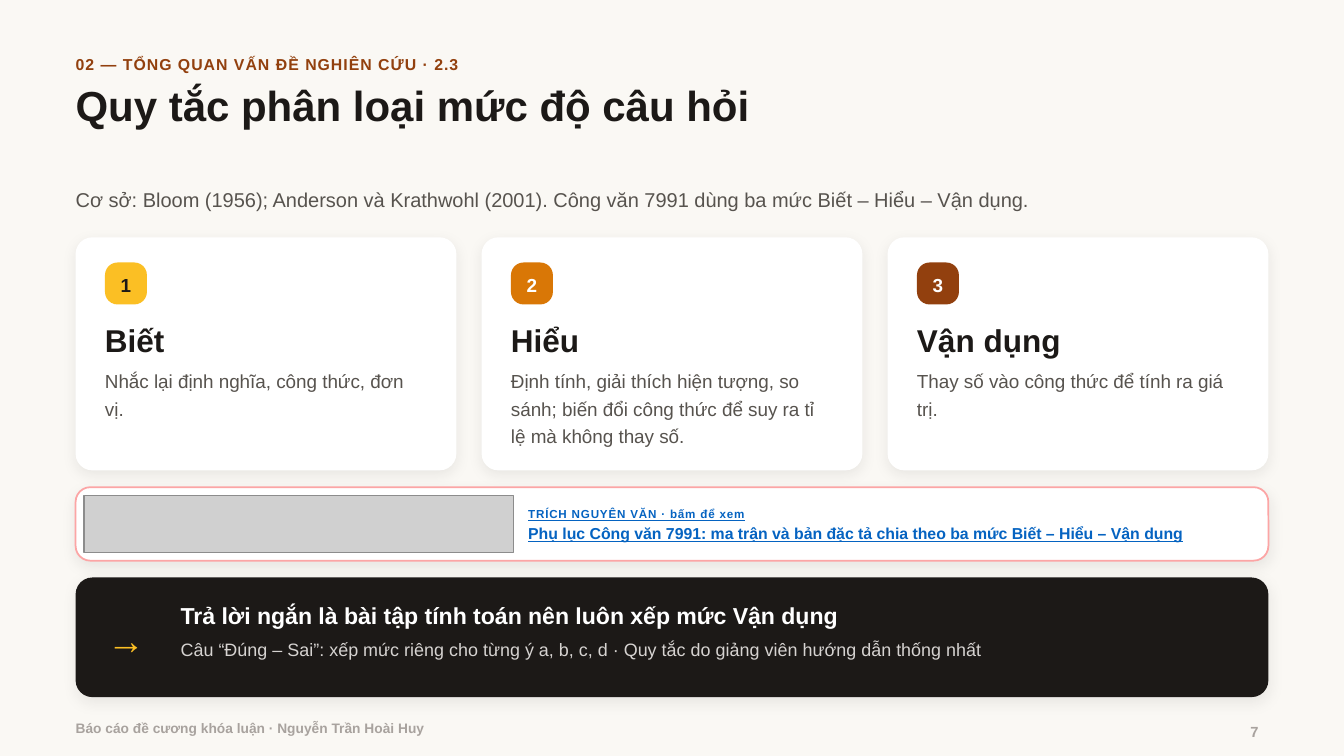
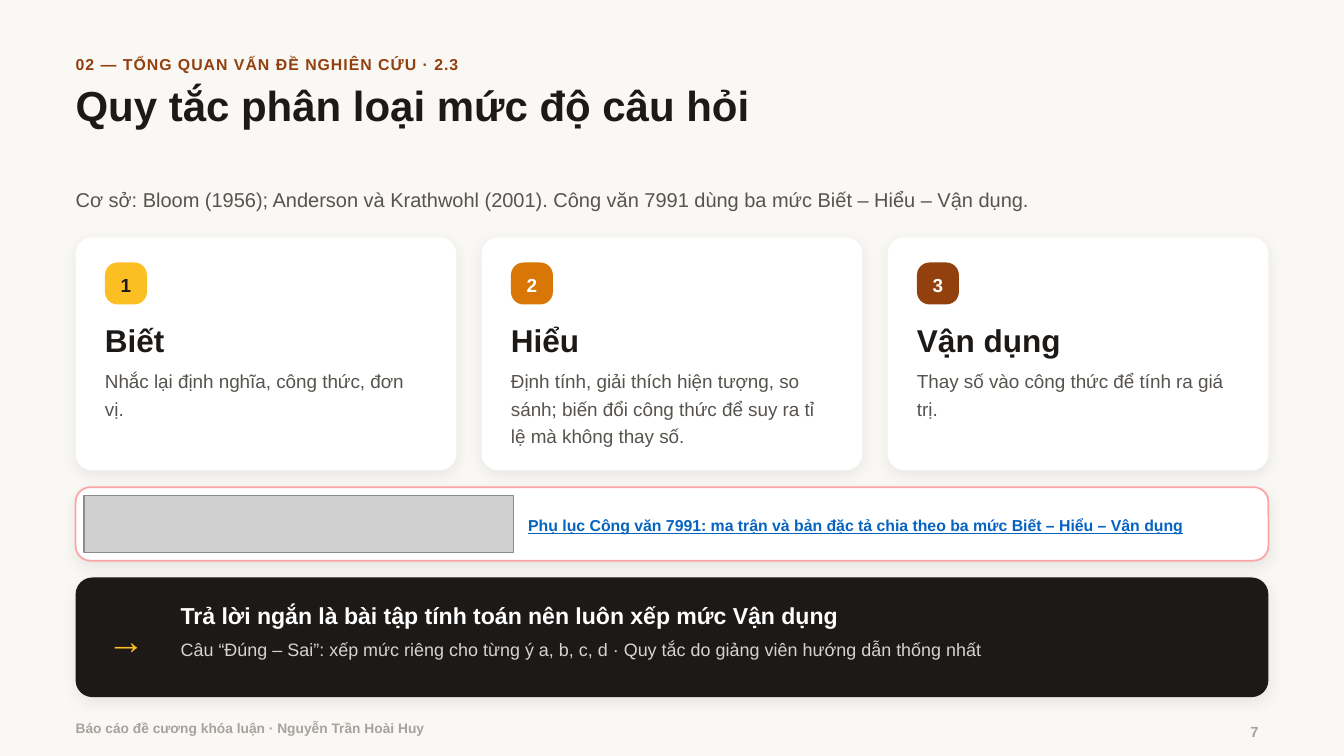
Before and after one commit to hoaihuy2609/kltn, a slide deck: slide 7 of tai-ve/Bao_cao_de_cuong.pptx. Drawn at 1344x756 pixels with LibreOffice and Linux fonts; fonts in the diff are those of the drawing; grey boxes stand for pictures; background and template pictures are left out. Boxes give left, top, right and bottom in pixels: in the first picture for what was removed or moved away, otherwise in the second. Text is boxed around its words. In the diff, an @@ line names an element or a change of style, - is before the commit and + after.

```diff
--- a/tai-ve/Bao_cao_de_cuong.pptx
+++ b/tai-ve/Bao_cao_de_cuong.pptx
@@ text at (528, 509, 745, 521): paragraph removed @@
-TRÍCH NGUYÊN VĂN · bấm để xem
```
Also in this commit, not shown: 2 other slides changed, 5 other files.
